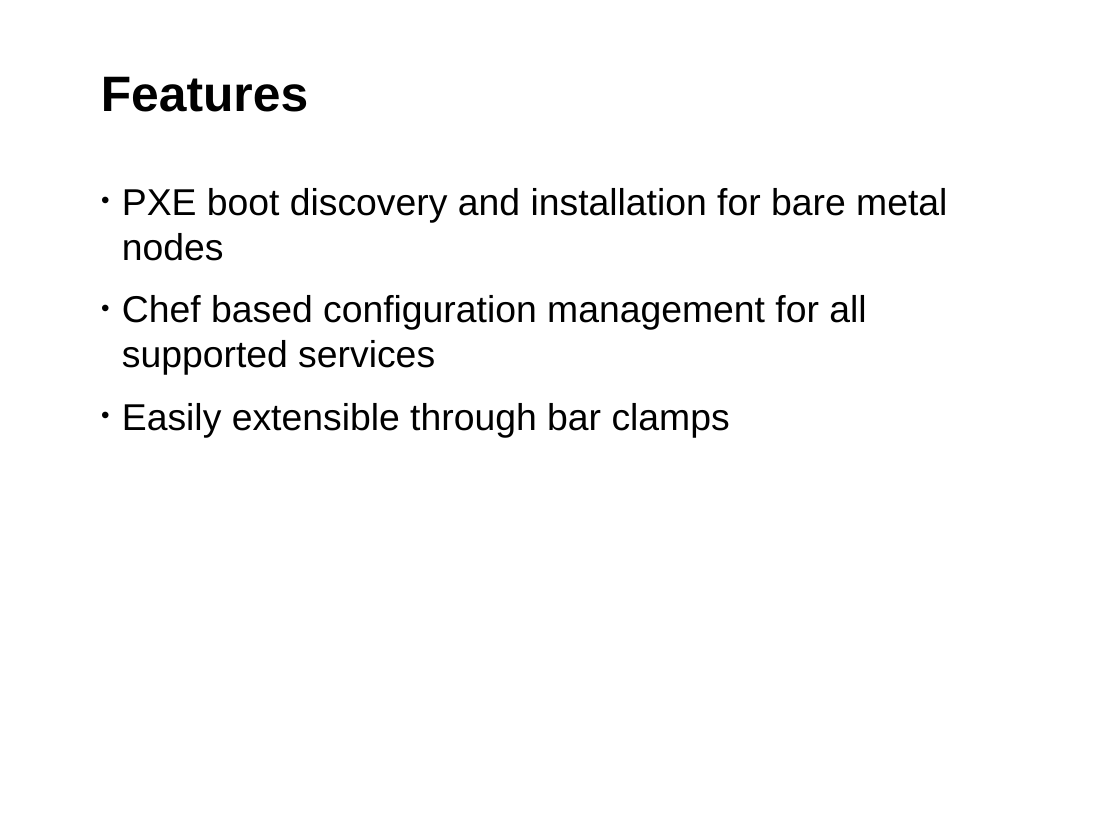
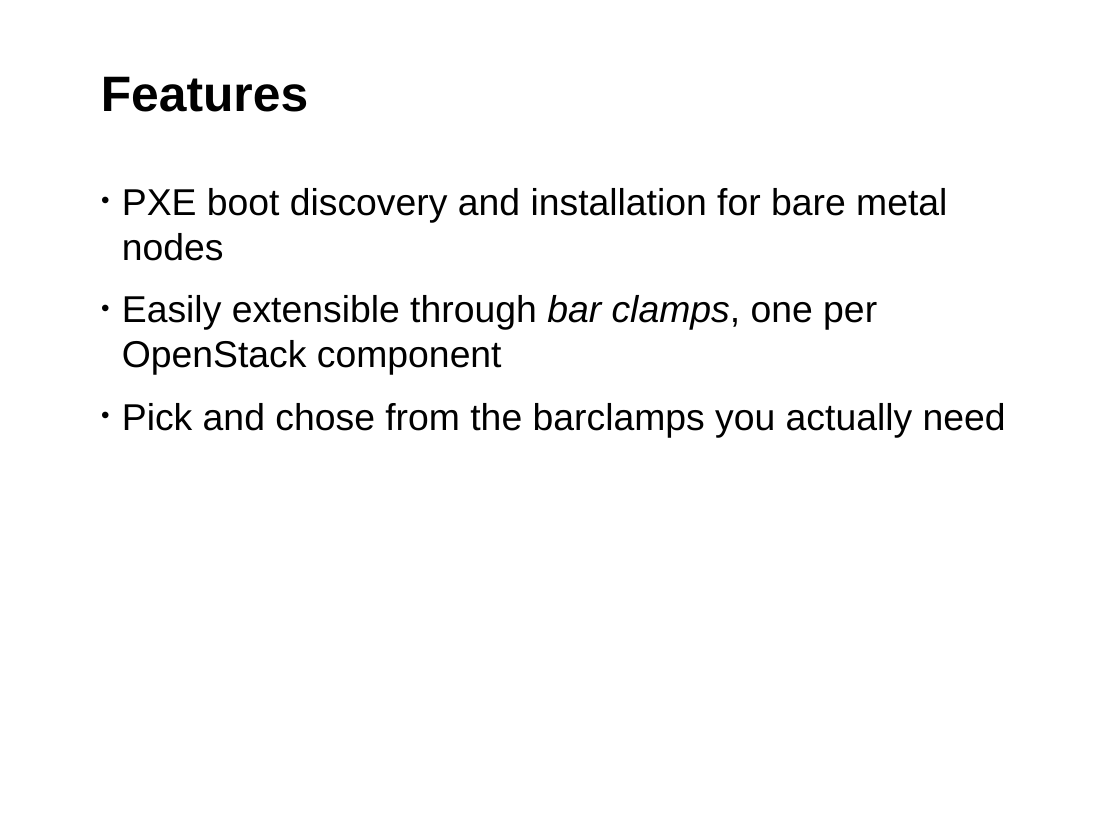
Before and after one commit to jgrassler/talks, a slide deck: slide 4 of crowbar-101/presentation.odp. Drawn at 1120x840 pixels with LibreOffice and Linux fonts; fonts in the diff are those of the drawing; background and template pictures are left out. Boxes give left, top, right and bottom in pixels: in the first picture for what was removed or moved away, otherwise in the second. Text is boxed around its words. In the diff, an @@ line names an element or a change of style, - is before the commit and + after.

```diff
--- a/crowbar-101/presentation.odp
+++ b/crowbar-101/presentation.odp
@@ text at <box>122,295,1006,438</box>: text changed @@
-• Chef based configuration management for all supported services
-• Easily extensible through bar clamps
+• Easily extensible through bar clamps, one per OpenStack component
+• Pick and chose from the barclamps you actually need
```
Also in this commit, not shown: 2 other slides changed, 3 other files.
